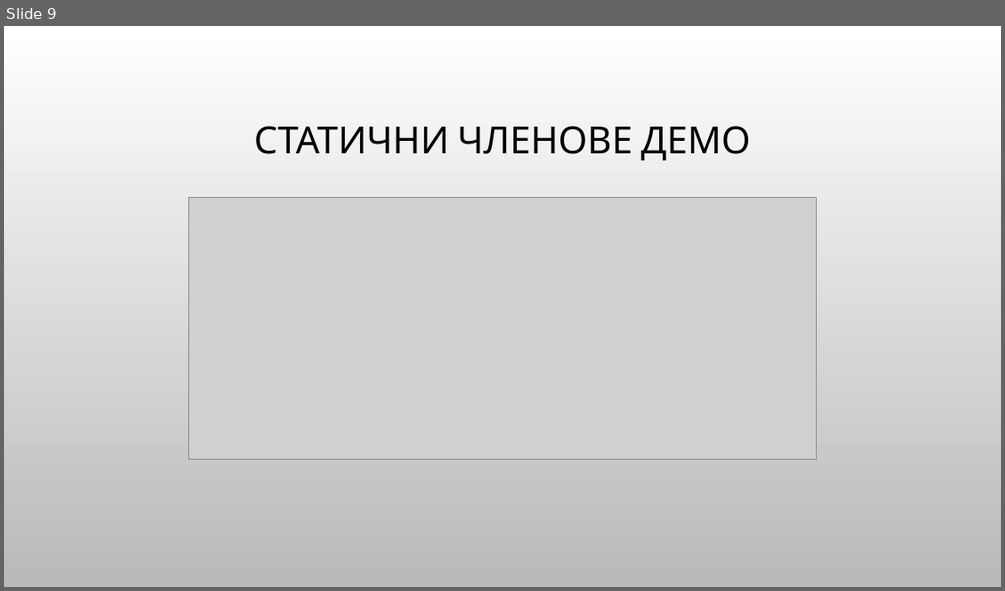
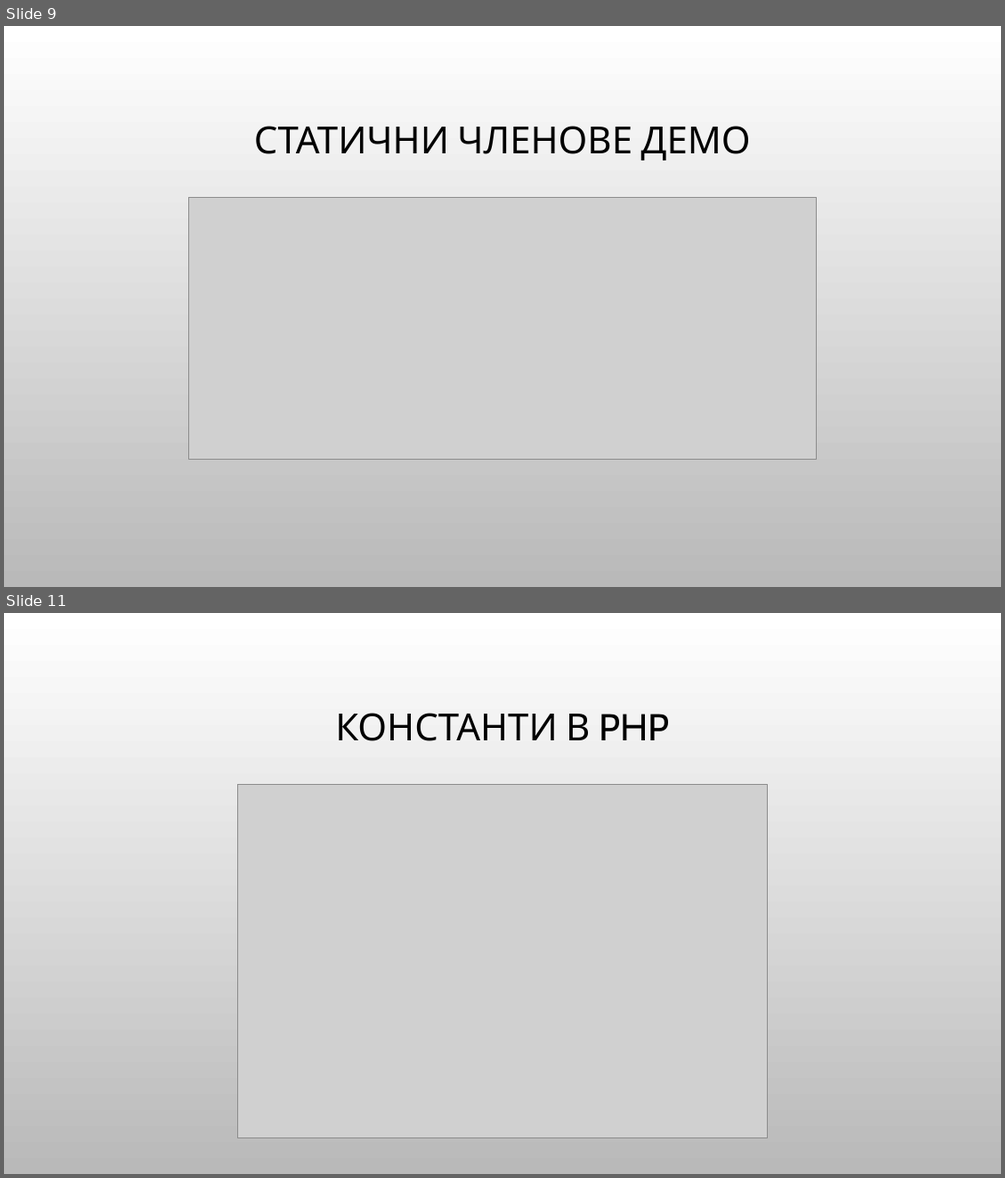
Before and after one commit to Bilyukov/php-mysql-course, a slide deck: 13.oop-in-php.pptx. Shown one above the other, each under a label of ours: slide 9 before the commit, slides 9 and 11 after it; the slides between them are not shown. The pictures are 1005x591 and 1005x1178 pixels, drawn with LibreOffice and Linux fonts; fonts in the diff are those of the drawing; grey boxes stand for pictures; background and template pictures are left out. Boxes give left, top, right and bottom in pixels: in the first picture for what was removed or moved away, otherwise in the second. Text is boxed around its words. In the diff, an @@ line names an element or a change of style, - is before the commit and + after.

```diff
--- a/13.oop-in-php.pptx
+++ b/13.oop-in-php.pptx
@@ slide 11 added at (x1=4, y1=613, x2=1001, y2=1174), background picture (left out) @@
@@ title added at (x1=335, y1=713, x2=669, y2=741), 36 pt, text #000000 @@
+КОНСТАНТИ В PHP
@@ picture added at (x1=237, y1=784, x2=767, y2=1137) @@
```
Also in this commit, not shown: 10 other slides added, 1 slide removed, 11 other files.
